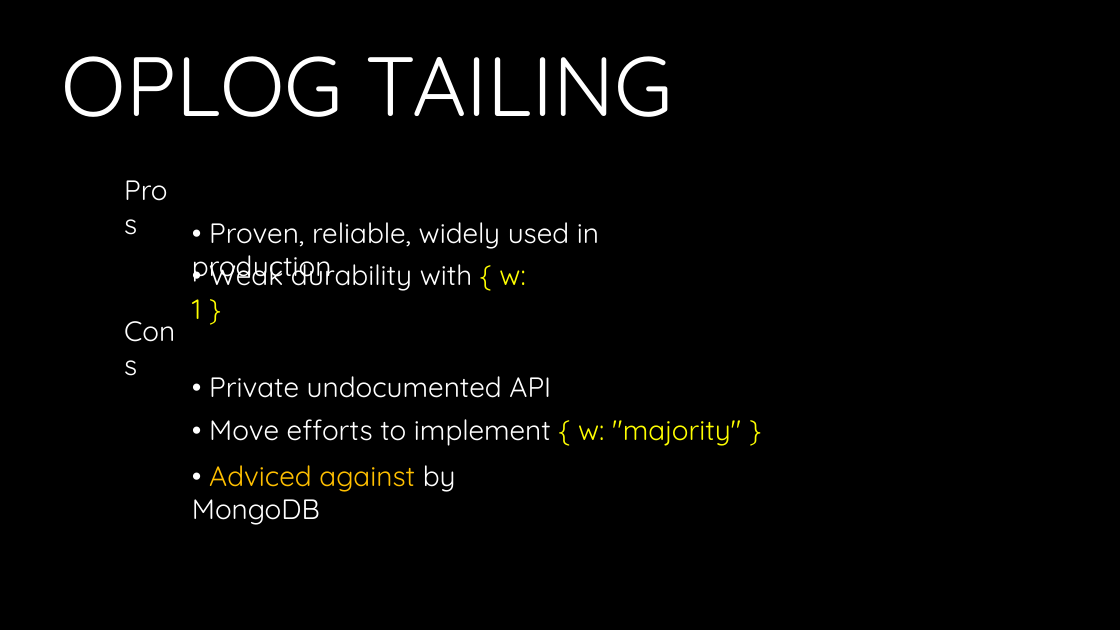
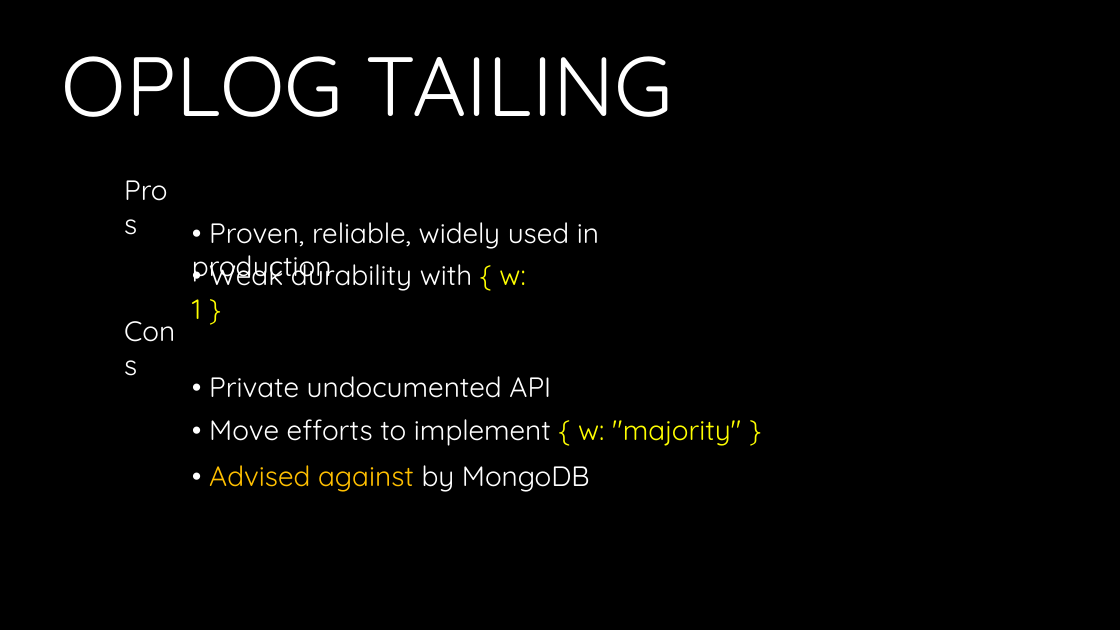
Before and after one commit to andrii-litvinov/event-driven-mongodb, a slide deck: slide 13 of t18-event-mongodb.pptx. Drawn at 1120x630 pixels with LibreOffice and Linux fonts; fonts in the diff are those of the drawing; background and template pictures are left out. Boxes give left, top, right and bottom in pixels: in the first picture for what was removed or moved away, otherwise in the second. Text is boxed around its words. In the diff, an @@ line names an element or a change of style, - is before the commit and + after.

Commit message:
Fix typo

```diff
--- a/t18-event-mongodb.pptx
+++ b/t18-event-mongodb.pptx
@@ text at (209,465,590,492): text changed @@
-• Adviced against by MongoDB
+• Advised against by MongoDB
```
